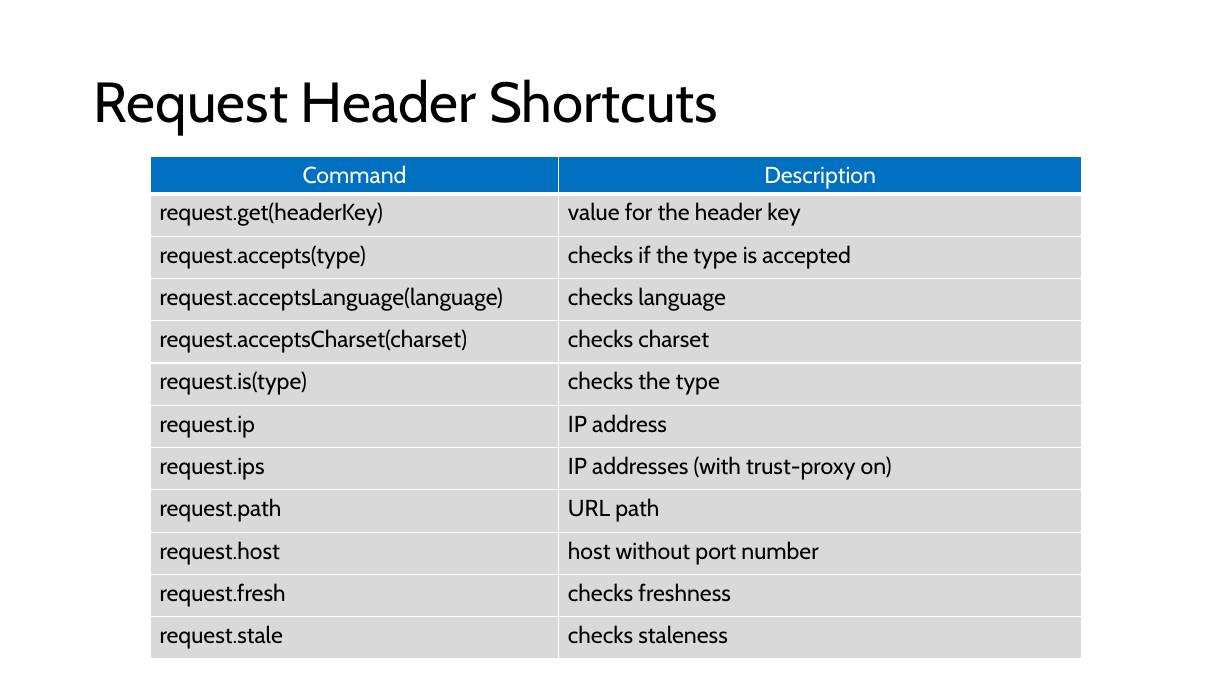
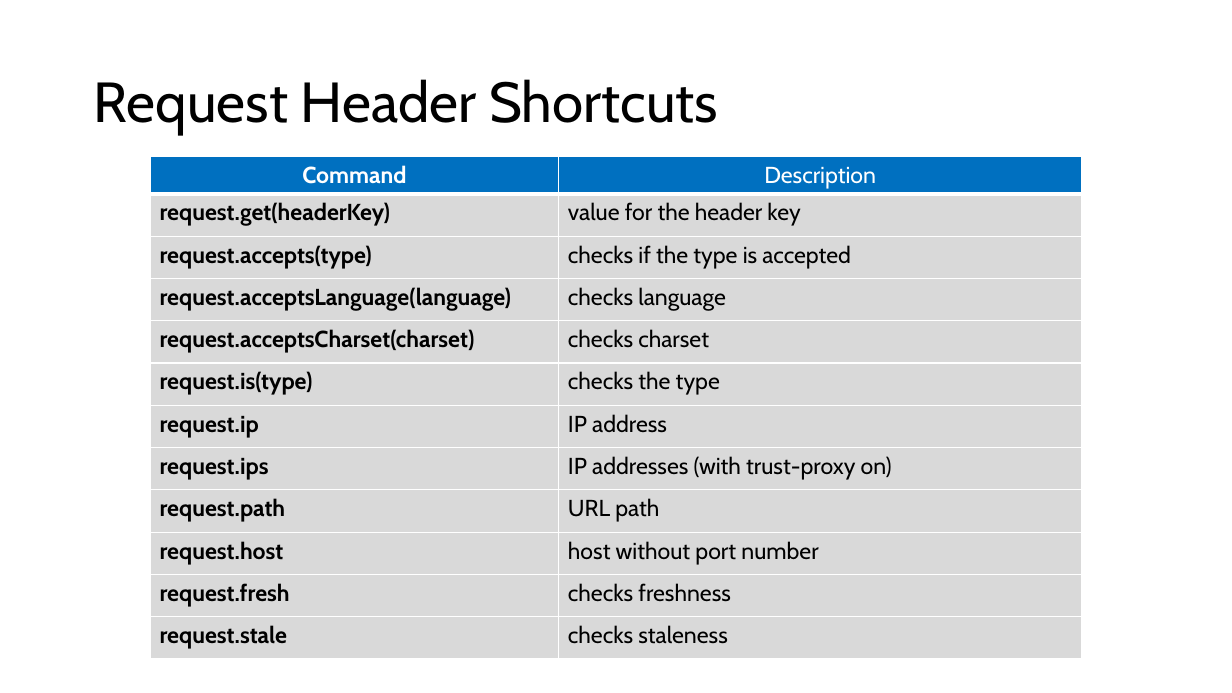
Before and after one commit to microsoft/AcademicContent, a slide deck: slide 23 of Complimentary Course Content/Module2/Lessons/Module2_Lesson4 Building REST Services with Express.pptx. Drawn at 1232x693 pixels with LibreOffice and Linux fonts; fonts in the diff are those of the drawing. Boxes give left, top, right and bottom in pixels: in the first picture for what was removed or moved away, otherwise in the second. Text is boxed around its words. In the diff, an @@ line names an element or a change of style, - is before the commit and + after.

```diff
--- a/Complimentary Course Content/Module2/Lessons/Module2_Lesson4 Building REST Services with Express.pptx
+++ b/Complimentary Course Content/Module2/Lessons/Module2_Lesson4 Building REST Services with Express.pptx
@@ table at box(151, 156, 1082, 681) @@
@@ bold on in "Command", "request.get(headerKey)", "request.accepts(type)", "request.acceptsLanguage(language)" and 8 more places @@
```
Also in this commit, not shown: 4 other slides changed, 6 other files.
